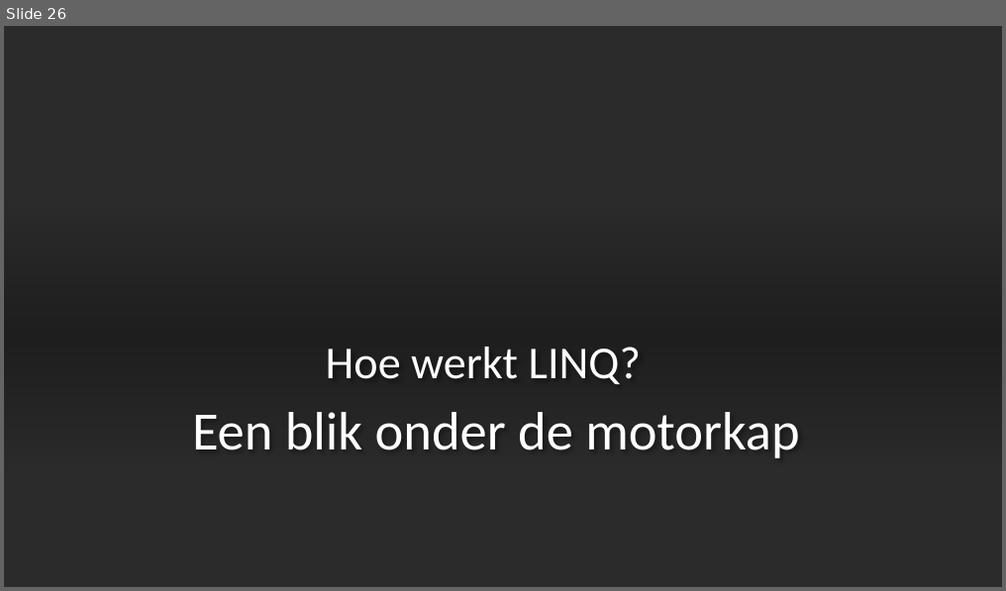
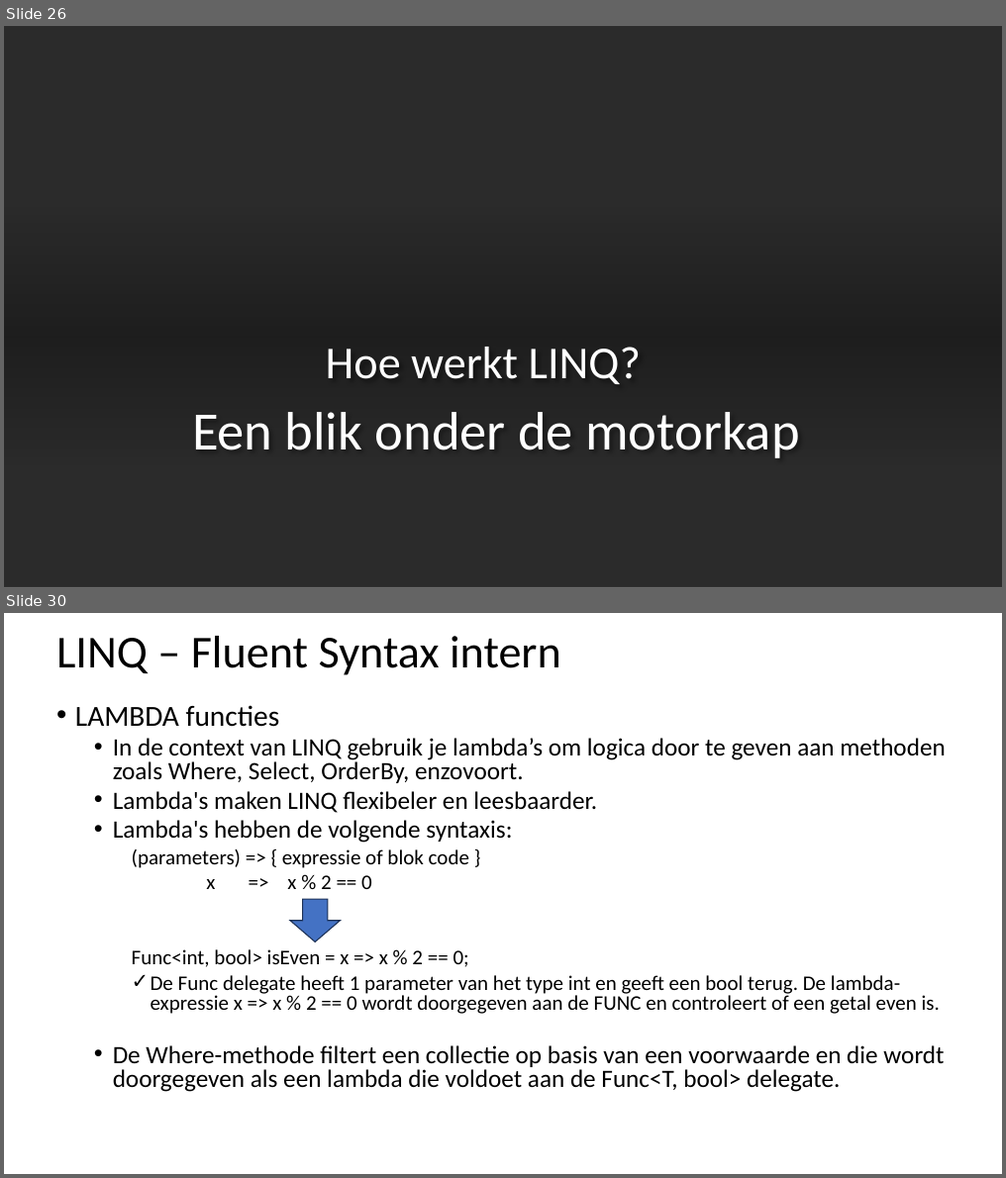
Before and after one commit to Fleximinded/SyntraAB.2024, a slide deck: !Documents/CSharp-LINQ.pptx. Shown one above the other, each under a label of ours: slide 26 before the commit, slides 26 and 30 after it; the slides between them are not shown. The pictures are 1006x591 and 1006x1178 pixels, drawn with LibreOffice and Linux fonts; fonts in the diff are those of the drawing; background and template pictures are left out; a plain dark background stands for a picture behind light text. Boxes give left, top, right and bottom in pixels: in the first picture for what was removed or moved away, otherwise in the second. Text is boxed around its words. In the diff, an @@ line names an element or a change of style, - is before the commit and + after.

Commit message:
Linq examples added

```diff
--- a/!Documents/CSharp-LINQ.pptx
+++ b/!Documents/CSharp-LINQ.pptx
@@ slide 30 added at (4, 613, 1002, 1174), background #FFFFFF @@
@@ title added at (56, 636, 561, 675), 44 pt, text #000000 @@
+LINQ – Fluent Syntax intern
@@ text added at (75, 705, 944, 1092), 24 pt, text #000000 @@
+• LAMBDA functies
+  • In de context van LINQ gebruik je lambda’s om logica door te geven aan methoden zoals Where, Select, OrderBy, enzovoort.
+  • Lambda's maken LINQ flexibeler en leesbaarder.
+  • Lambda's hebben de volgende syntaxis:
+    (parameters) => { expressie of blok code }
+    x => x % 2 == 0
+    Func<int, bool> isEven = x => x % 2 == 0;
+    ✓ De Func delegate heeft 1 parameter van het type int en geeft een bool terug. De lambda-expressie x => x % 2 == 0 wordt doorgegeven aan de FUNC en controleert of een getal even is.
+  • De Where-methode filtert een collectie op basis van een voorwaarde en die wordt doorgegeven als een lambda die voldoet aan de Func<T, bool> delegate.
@@ down arrow added at (290, 899, 341, 942), fill #4472C4, outline #1E3256 1 pt @@
```
Also in this commit, not shown: 17 other slides added, 1 slide removed, 11 other files.
